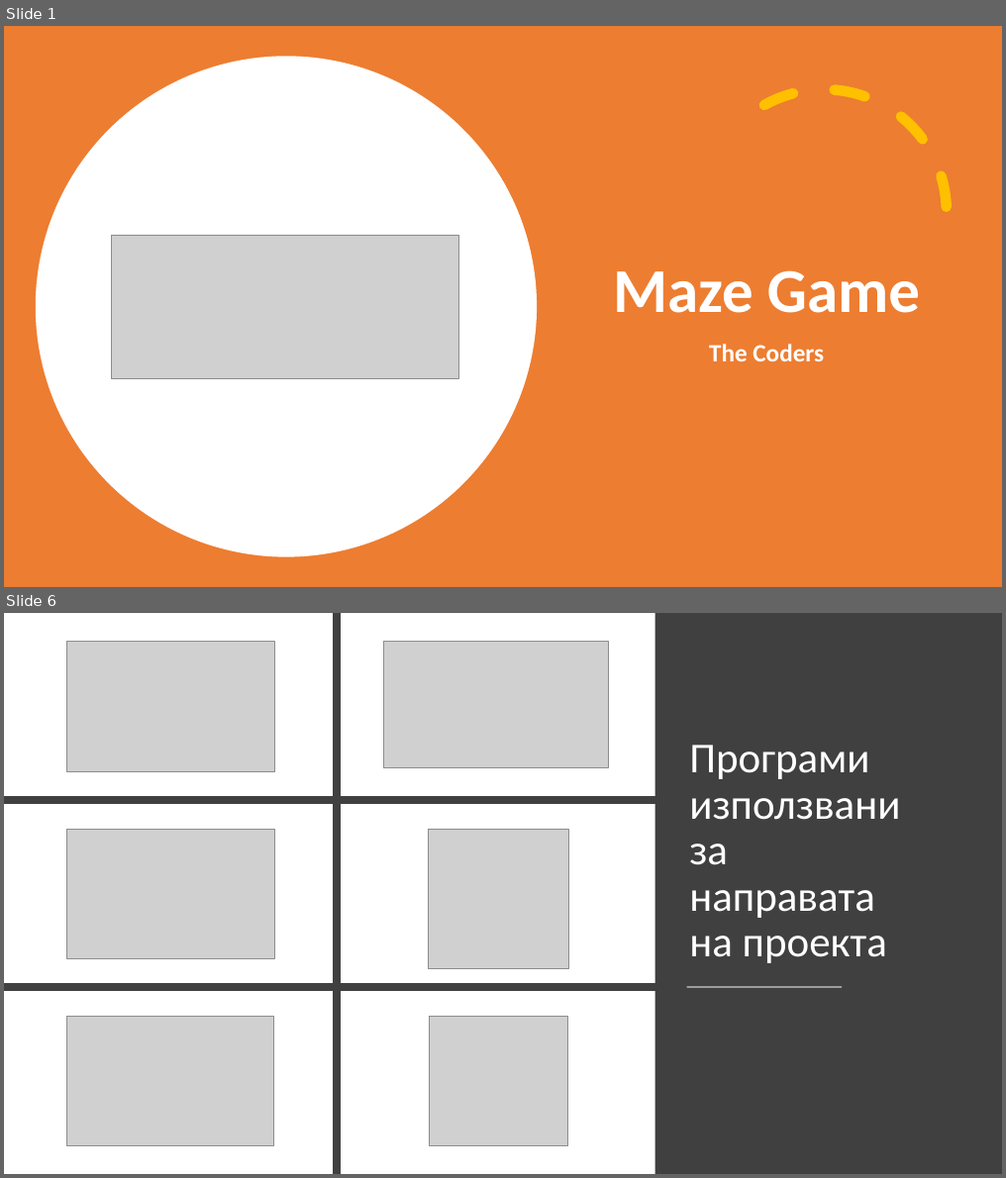
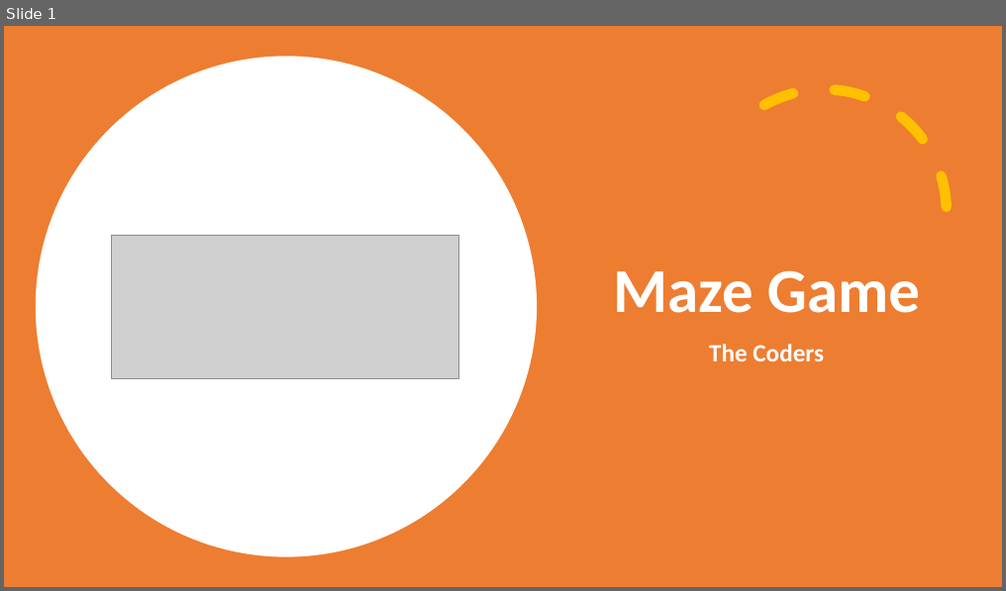
Before and after one commit to MVBoshev/TheCoders, a slide deck: Presentation and Documentation/The Coders - Presentation.pptx. Shown one above the other, each under a label of ours: slides 1 and 6 before the commit, slide 1 after it; the slides between them are not shown. The pictures are 1006x1178 and 1006x591 pixels, drawn with LibreOffice and Linux fonts; fonts in the diff are those of the drawing; grey boxes stand for pictures. Boxes give left, top, right and bottom in pixels: in the first picture for what was removed or moved away, otherwise in the second. Text is boxed around its words. In the diff, an @@ line names an element or a change of style, - is before the commit and + after.

```diff
--- a/Presentation and Documentation/The Coders - Presentation.pptx
+++ b/Presentation and Documentation/The Coders - Presentation.pptx
@@ slide 6 removed at (4,613,1002,1174), background #FFFFFF @@
@@ picture removed at (66,642,274,771) @@
@@ line removed from (337, 613) to (337, 1174) @@
@@ picture removed at (383,642,609,768) @@
@@ rectangle removed at (655,613,1002,1174) @@
@@ line removed from (660, 613) to (660, 796) @@
@@ title removed at (689,745,900,963) @@
-Програми използвани за направата на проекта
@@ line removed from (660, 800) to (4, 800) @@
@@ picture removed at (66,830,274,959) @@
@@ picture removed at (429,829,569,969) @@
@@ line removed from (668, 987) to (4, 987) @@
@@ line removed from (687, 987) to (842, 987) @@
@@ picture removed at (67,1017,274,1146) @@
@@ picture removed at (430,1017,568,1146) @@
```
Also in this commit, not shown: 5 slides changed, 2 slides added, 1 other slide removed.
